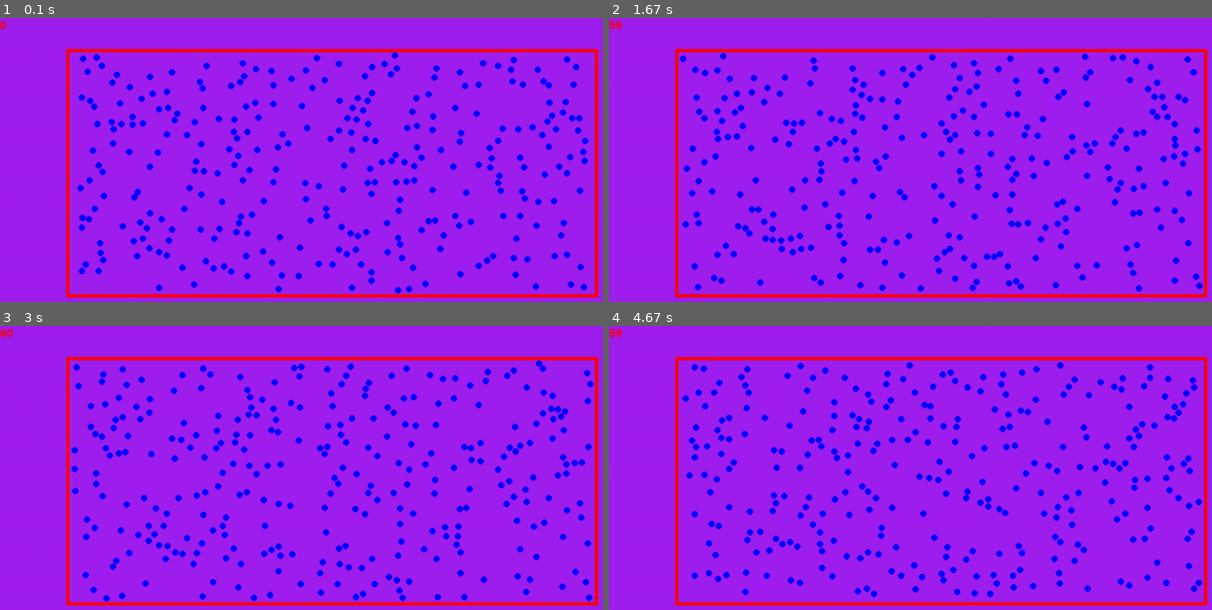
Above: before the commit, frames 1-4 (two rows, left to right).
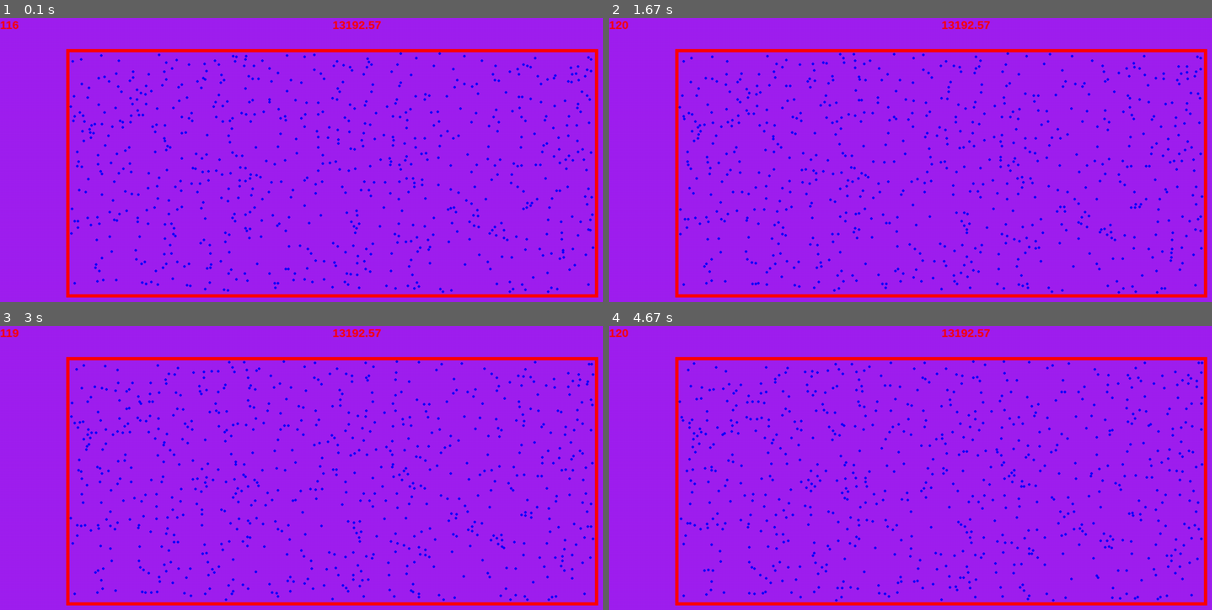
Above: after the commit, the same moments.

Repository: so-groenen/Event-Driven-particle-simulation-in-Pygame
Game: pygame game, started from mainRealTime.py
The game is run twice, just before and just after one commit, with the same random seed, the same clock (stepped at 60 frames per second) and the same inputs.
Inputs:
- Up to frame 1 (0.1 s): no input
- Up to frame 2 (1.67 s): no input
- Up to frame 3 (3 s): no input
- Up to frame 4 (4.67 s): no input

The runs differ from the first frame. In frame 1, 9.2% of the frame differs, in the area x 0-99%, y 1-98%; in frame 2, 9.5%; in frame 3, 9.6%; in frame 4, 9.6%.

Commit message:
changed lastCollisionTime to lastUpdatedTIme

Diff:
--- a/main.py
+++ b/main.py
@@ -5,14 +5,14 @@
 from boundingBox import BoundingBox
 from particle import Particle
 from collisionSchedule import CollisionSchedule
-from debug import DEBUG, DEBUG_print, DEBUG_showCollisionSchedule
+import debug
 
 def drawFps(screen: pygame.Surface, font: pygame.Font):
     fps   = str(int(clock.get_fps()))
     fps_t = font.render(fps , 1, pygame.Color("RED"))
     screen.blit(fps_t,(0,0))
 
-DEBUG = False
+debug.DEBUG = False
 if __name__ == "__main__":
 
     pygame.init()
@@ -20,13 +20,13 @@
     screen              = pygame.display.set_mode((1024, 480))
     clock               = pygame.time.Clock()
     running: bool       = True
-    fps: float          = 10000.0
-    dt: float           = 1.0 / fps
-    radius: float       = 2.0
+    fps: float          = 0
+    radius: float       = 2.5
     systemTime: float   = 0.0
+    dt: float           = 0.0
     particleNumber: int = 750
-    minVel: float       = -200.0
-    maxVel: float       = 200.0
+    minVel: float       = -20.0
+    maxVel: float       = 20.0
 
     screen_size   = Vector2    (screen.get_size())
     box           = BoundingBox(screen    = screen,
@@ -40,76 +40,78 @@
                                 radius   = radius)
                       for _ in range(particleNumber)]
 
+
     Particle.MonteCarloSortInBox(particles, box)
     Particle.removeCenterOfMass(particles)
+    collisionQueue = CollisionSchedule()
 
-    collisionQueue = CollisionSchedule()
     lastColTime    = 0
+    colTime        = 0
+
     for p in particles:
+        p.setPrecision(1E-10)
         p.computeBoxCollisionTime(box, systemTime)
         p.computeParticleCollisionTime(particles, systemTime)
         p.setCollisionType()
         collisionQueue.push(p)
 
+    # Set to 10: use the setPrecision method to change it. It is 1E-10 initially.
+    PrecisionDecimalPlaces  = particles[0].getPrecisionDecimalPlaces()
+    # First event:
     collisionParticle = collisionQueue.pop()
+    print("Simulation Start.")
     while running:
         for event in pygame.event.get():
             if event.type == pygame.QUIT:
                 running = False
 
-        for p in particles:
-            p.update(dt)
+        # Event managing: We only draw Wall collisions & valid particle collisions, hence we loop until we get one.
+        while True:
+            collisionTime = collisionParticle.getCollisionTime()
+            dt            = round(collisionTime-lastColTime, PrecisionDecimalPlaces)
+            systemTime   += dt
+            for p in particles:
+               p.update(dt)
 
+            if collisionParticle.collisionType == CollisionType.WALL:
+                debug.logMsg("WALL COLLISION")
+                collisionParticle.resolveBoxCollision(box)
+                collisionParticle.computeNextEvent(particles, box, systemTime)
 
-        if (systemTime ) > collisionParticle.getCollisionTime():
-            # Handle priority collision depending if it is a wall reflection || particle collision
-            print(f"time since last collision = {collisionParticle.getCollisionTime()-lastColTime:.15f}, dt = {dt}")
-            lastColTime = collisionParticle.getCollisionTime()
-            if collisionParticle.collisionType == CollisionType.WALL:
-                collisionParticle.resolveBoxCollision(box)
+                collisionParticle = collisionQueue.pushPop(collisionParticle)
+                lastColTime       = systemTime
+                break
             elif collisionParticle.collisionType == CollisionType.PARTICLE:
                 # Check if partner particle has not been updated in the meantime
-                if  collisionParticle.isParticleCollisionValid():
+                if collisionParticle.isParticleCollisionValid():
+                    debug.logMsg("PARTICLE COLLISION")
+                    collisionParticle.resolveParticleCollision()
+                    partner = collisionParticle.getCollisionPartner()
 
-                    # resolve particle Collision (also handles partner velocity change)
-                    collisionParticle.resolveParticleCollision()
-
-                    # Record collision time for partner collisions...
-                    partner = collisionParticle.getCollisionPartner()
-                    partner.setLastCollisionTime(systemTime)
-
-                    # & compute futur collisions for partner:
-                    partner.computeBoxCollisionTime(box, systemTime)
-                    partner.computeParticleCollisionTime(particles, systemTime)
-                    partner.setCollisionType()
-
-                    # rearrange Queue
+                    partner.computeNextEvent(particles, box, systemTime)
                     collisionQueue.heapify()
 
+                    collisionParticle.computeNextEvent(particles, box, systemTime)
+                    collisionParticle = collisionQueue.pushPop(collisionParticle)
+                    lastColTime       = systemTime
+                    break
+                else:
+                    debug.logMsg("INVALID PARTICLE COLLISION")
+                    debug.showCollisionSchedule(dt, collisionQueue, collisionParticle)
 
-            # record time of last event, important for comparing collision validity
-            collisionParticle.setLastCollisionTime(systemTime)
-
-            # Compute new collision time for this particle
-            collisionParticle.computeBoxCollisionTime(box, systemTime)
-            collisionParticle.computeParticleCollisionTime(particles, systemTime)
-            collisionParticle.setCollisionType()
-
-            # Put "old" particle back in & get "new" particle with highest priority:
-            collisionParticle = collisionQueue.pushPop(collisionParticle)
-
-
+                    collisionParticle.computeNextEvent(particles, box, systemTime)
+                    collisionParticle = collisionQueue.pushPop(collisionParticle)
+                    lastColTime       = systemTime
 
         screen.fill("purple")
         box.draw()
         drawFps(screen, font)
-        Particle.drawEnergyAvg(screen, font, particles, (screen_size.x/2, 0))
+        # Particle.drawEnergyAvg(screen, font, particles, (screen_size.x/2, 0))
 
         for p in particles:
             p.draw(screen)
 
         pygame.display.flip()
+        clock.tick(fps)
 
-        clock.tick(fps)
-        systemTime += dt
     pygame.quit()
--- a/mainOnlyCollisions.py
+++ b/mainRealTime.py
@@ -20,13 +20,13 @@
     screen              = pygame.display.set_mode((1024, 480))
     clock               = pygame.time.Clock()
     running: bool       = True
-    fps: float          = 60
-    radius: float       = 5
+    fps: float          = 10000.0
+    dt: float           = 1.0 / fps
+    radius: float       = 2.0
     systemTime: float   = 0.0
-    dt: float           = 0.0
-    particleNumber: int = 300
-    minVel: float       = -20
-    maxVel: float       = 20
+    particleNumber: int = 750
+    minVel: float       = -200.0
+    maxVel: float       = 200.0
 
     screen_size   = Vector2    (screen.get_size())
     box           = BoundingBox(screen    = screen,
@@ -40,77 +40,76 @@
                                 radius   = radius)
                       for _ in range(particleNumber)]
 
-    # Set to 10: use the setPrecision method to change it. It is 1E-10 initially.
-    PrecisionDecimalPlaces  = particles[0].getPrecisionDecimalPlaces()
-
     Particle.MonteCarloSortInBox(particles, box)
     Particle.removeCenterOfMass(particles)
+
     collisionQueue = CollisionSchedule()
-
     lastColTime    = 0
-    colTime        = 0
-
     for p in particles:
         p.computeBoxCollisionTime(box, systemTime)
         p.computeParticleCollisionTime(particles, systemTime)
         p.setCollisionType()
         collisionQueue.push(p)
 
-    # First event:
     collisionParticle = collisionQueue.pop()
-    print("Simulation Start.")
     while running:
         for event in pygame.event.get():
             if event.type == pygame.QUIT:
                 running = False
 
-        # Event managing: We only draw Wall collisions & valid particle collisions, hence we loop until we get one.
-        while True:
-            collisionTime = collisionParticle.getCollisionTime()
-            dt            = round(collisionTime-lastColTime, PrecisionDecimalPlaces)
-            systemTime   += dt
-            for p in particles:
-               p.update(dt)
+        for p in particles:
+            p.update(dt)
 
+
+        if (systemTime + dt) > collisionParticle.getCollisionTime():
+            # Handle priority collision depending if it is a wall reflection || particle collision
+            debug.logMsg(f"time since last collision = {collisionParticle.getCollisionTime()-lastColTime:.15f}, dt = {dt}")
+            lastColTime = collisionParticle.getCollisionTime()
             if collisionParticle.collisionType == CollisionType.WALL:
-                debug.logMsg("WALL COLLISION")
                 collisionParticle.resolveBoxCollision(box)
-                collisionParticle.computeNextEvent(particles, box, systemTime)
-
-                collisionParticle = collisionQueue.pushPop(collisionParticle)
-                lastColTime       = systemTime
-                break
             elif collisionParticle.collisionType == CollisionType.PARTICLE:
                 # Check if partner particle has not been updated in the meantime
-                if collisionParticle.isParticleCollisionValid():
-                    debug.logMsg("PARTICLE COLLISION")
+                if  collisionParticle.isParticleCollisionValid():
+
+                    # resolve particle Collision (also handles partner velocity change)
                     collisionParticle.resolveParticleCollision()
+
+                    # Record collision time for partner collisions...
                     partner = collisionParticle.getCollisionPartner()
+                    partner.setlastUpdatedTime(systemTime)
 
-                    partner.computeNextEvent(particles, box, systemTime)
+                    # & compute futur collisions for partner:
+                    partner.computeBoxCollisionTime(box, systemTime)
+                    partner.computeParticleCollisionTime(particles, systemTime)
+                    partner.setCollisionType()
+
+                    # rearrange Queue
                     collisionQueue.heapify()
 
-                    collisionParticle.computeNextEvent(particles, box, systemTime)
-                    collisionParticle = collisionQueue.pushPop(collisionParticle)
-                    lastColTime       = systemTime
-                    break
-                else:
-                    debug.logMsg("INVALID PARTICLE COLLISION")
-                    debug.showCollisionSchedule(dt, collisionQueue, collisionParticle)
 
-                    collisionParticle.computeNextEvent(particles, box, systemTime)
-                    collisionParticle = collisionQueue.pushPop(collisionParticle)
-                    lastColTime       = systemTime
+            # record time of last event, important for comparing collision validity
+            collisionParticle.setlastUpdatedTime(systemTime)
+
+            # Compute new collision time for this particle
+            collisionParticle.computeBoxCollisionTime(box, systemTime)
+            collisionParticle.computeParticleCollisionTime(particles, systemTime)
+            collisionParticle.setCollisionType()
+
+            # Put "old" particle back in & get "new" particle with highest priority:
+            collisionParticle = collisionQueue.pushPop(collisionParticle)
+
+
 
         screen.fill("purple")
         box.draw()
         drawFps(screen, font)
-        # Particle.drawEnergyAvg(screen, font, particles, (screen_size.x/2, 0))
+        Particle.drawEnergyAvg(screen, font, particles, (screen_size.x/2, 0))
 
         for p in particles:
             p.draw(screen)
 
         pygame.display.flip()
+
         clock.tick(fps)
-
+        systemTime += dt
     pygame.quit()
--- a/particle.py
+++ b/particle.py
@@ -6,8 +6,7 @@
 from collisionModules import WallSide, CollisionType, ParticleCollision, WallCollision
 from boundingBox import BoundingBox
 
-# PRECISION = 1E-10
-# PRECISION_NUMBER = int(np.log10(1/PRECISION))
+
 class Particle:
     precision = 1E-10
 
@@ -18,15 +17,12 @@
                  radius: float      = 20.0,
                  mass: float        = 1):
 
-        # print(f"Particle: time measurment precision up to {self.precision}.")
-        # print(f"Particle:  = {self.precisionDecimalPlaces} decimal places.")
-
         self.position = position
         self.velocity = velocity
         self.radius   = radius
         self.color    = color
 
-        self.lastCollisionTime = 0
+        self.lastUpdatedTime = 0  #lastUpdatedTime
         self.mass              = mass
         self.collisionType     = CollisionType.WALL
         self.wallCollision     = WallCollision()
@@ -34,7 +30,7 @@
 
     def setPrecision(self, precision):
         self.precision = precision
-        print(f"Particle: Precision set to {self.precision}")
+
 
     def getPrecision(self) -> float:
         return self.precision
@@ -49,11 +45,8 @@
     # Overload < && > operators for priority Queue/heapq.
     def __gt__(self, other: Particle):
         return self.getCollisionTime() > other.getCollisionTime()
-        # return self.getCollisionTime() - other.getCollisionTime() > self.precision
-
 
     def __lt__(self, other: Particle):
-
         return self.getCollisionTime() < other.getCollisionTime()
 
 
@@ -71,8 +64,8 @@
         minDist = (self.radius   + other.radius)
         return (dist <= minDist)
 
-    def setLastCollisionTime(self, systemTime: float) -> None:
-        self.lastCollisionTime = round(systemTime, self.getPrecisionDecimalPlaces())
+    def setlastUpdatedTime(self, systemTime: float) -> None:
+        self.lastUpdatedTime = round(systemTime, self.getPrecisionDecimalPlaces())
 
 
     def setCollisionType(self) -> None:
@@ -154,12 +147,12 @@
 
     def isParticleCollisionValid(self) -> bool:
         partnerExist: bool   = (self.particleCollision.partner != None)
-        hasBeenUpdated: bool = (self.lastCollisionTime >= self.particleCollision.partner.lastCollisionTime) #Precision is set when defining lastcollisionTime
+        hasBeenUpdated: bool = (self.lastUpdatedTime >= self.particleCollision.partner.lastUpdatedTime) #Precision is set when defining lastUpdatedTime
         return (partnerExist and hasBeenUpdated)
 
     def computeNextEvent(self, particles: list[Particle], box: BoundingBox, systemTime: float):
         # record currentTime...
-        self.setLastCollisionTime(systemTime)
+        self.setlastUpdatedTime(systemTime)
 
         # ...& compute futur collisions
         self.computeBoxCollisionTime(box, systemTime)
@@ -204,7 +197,7 @@
 
     @classmethod
     def getRandVelocity(cls, low: float, high: float) -> Vector2:
-        x = np.random.randint(low, high)
+        x = np.random.randint(low, high) #I should change this to random uniform low + (high-low)*randuniform([0,1])
         y = np.random.randint(low, high)
         return Vector2(x, y)
 
--- a/threeParticleToyModel.py
+++ b/realTimeThreeParticleToyModel.py
@@ -5,7 +5,10 @@
 from boundingBox import BoundingBox
 from particle import Particle
 from collisionSchedule import CollisionSchedule
+import debug
 
+
+debug.DEBUG = True
 if __name__ == "__main__":
 
 
@@ -16,28 +19,29 @@
     dt            = 0
     radius        = 20
     systemTime    = 0
+    minVelocity   = -200
+    maxvelocity   = 200
     screen_size   = Vector2    (screen.get_size())
     box           = BoundingBox(screen    = screen,
                                 topLeft   = 0.2*screen_size,
                                 color     = "red",
                                 thickness = 10)
-
-    particleA     = Particle   (position = box.getRandVec2(radius),
-                                velocity = Particle.getRandVelocity(-200, 200),
+    particleRed   =    Particle(position = box.getRandVec2(radius),
+                                velocity = Particle.getRandVelocity(minVelocity, maxvelocity),
                                 color    = "red",
                                 radius   = radius)
-    particleB     = Particle   (position = box.getRandVec2(radius),
-                                velocity = Particle.getRandVelocity(-200, 200),
+    particleBlue  =    Particle(position = box.getRandVec2(radius),
+                                velocity = Particle.getRandVelocity(minVelocity, maxvelocity),
                                 color    = "blue",
                                 radius   = radius)
 
-    particleC     = Particle   (position = box.getRandVec2(radius),
-                                velocity = Particle.getRandVelocity(-200, 200),
+    particleGreen =    Particle(position = box.getRandVec2(radius),
+                                velocity = Particle.getRandVelocity(minVelocity, maxvelocity),
                                 color    = "green",
                                 radius   = radius)
 
-    particles      = [particleA, particleB, particleC]
-    collisionQueue = CollisionSchedule() #PriorityQueue()
+    particles      = [particleRed, particleBlue, particleGreen]
+    collisionQueue = CollisionSchedule()
     lastColTime    = 0
     deltaColTime   = 0
     for p in particles:
@@ -60,63 +64,60 @@
         if (systemTime + dt) >= collisionParticle.getCollisionTime():
             # Handle priority collision depending if it is a wall reflection || particle collision
             deltaColTime  = systemTime - lastColTime
+            debug.logMsg(f"Time since last event: {deltaColTime:.3f}s.")
+            if collisionParticle.collisionType == CollisionType.WALL:
+                debug.logMsg("WALL COLLISION")
+                collisionParticle.resolveBoxCollision(box)
 
-            if collisionParticle.collisionType == CollisionType.WALL:
-                collisionParticle.resolveBoxCollision(box)
-                print(f"time since last col: {deltaColTime}")
             elif collisionParticle.collisionType == CollisionType.PARTICLE:
                 # Check if partner particle has not been updated in the meantime
                 if  collisionParticle.isParticleCollisionValid():
-                    print(f"time since last col: {deltaColTime}")
-                    print(f"Collision!")
+                    debug.logMsg("PARTICLE COLLISION")
                     # resolve particle Collision
                     collisionParticle.resolveParticleCollision()
                     partner = collisionParticle.getCollisionPartner()
 
                     # Record collision time for partner collisions...
-                    partner.setLastCollisionTime(systemTime)
-
+                    partner.setLastUpdatedTime(systemTime)
                     # & compute futur collisions:
                     partner.computeBoxCollisionTime(box, systemTime)
                     partner.computeParticleCollisionTime(particles, systemTime)
                     partner.setCollisionType()
-
                     # rearrange Queue
                     collisionQueue.heapify()
                 else:
-                    print("[invalid collision], updating & getting new event.")
+                    debug.logMsg("[invalid collision], updating & getting new event.")
 
             # record time of last event, important for comparing collision validity
-            collisionParticle.setLastCollisionTime(systemTime)
-
+            collisionParticle.setLastUpdatedTime(systemTime)
             # Compute new collision time for this particle
             collisionParticle.computeBoxCollisionTime(box, systemTime)
             collisionParticle.computeParticleCollisionTime(particles, systemTime)
             collisionParticle.setCollisionType()
 
-            lastColTime  = systemTime
             # Put "old" particle back in & get "new" particle with highest priority:
             collisionParticle = collisionQueue.pushPop(collisionParticle)
+            lastColTime       = systemTime
 
             name = ""
-            if collisionParticle == particleA:
+            if collisionParticle == particleRed:
                 name = "Red"
-            elif collisionParticle == particleB:
+            elif collisionParticle == particleBlue:
                 name = "Blue"
-            elif collisionParticle == particleC:
+            elif collisionParticle == particleGreen:
                 name = "Green"
 
             if collisionParticle.collisionType == CollisionType.WALL:
-                print(f"NEXT: {name}: {collisionParticle.collisionType} with {collisionParticle.wallCollision.side}")
+                debug.logMsg(f"NEXT: {name}: {collisionParticle.collisionType} with {collisionParticle.wallCollision.side}")
             else:
                 partner = ""
-                if collisionParticle.particleCollision.partner == particleA:
+                if collisionParticle.getCollisionPartner()  == particleRed:
                     partner = "Red"
-                elif collisionParticle.particleCollision.partner == particleB:
+                elif collisionParticle.getCollisionPartner() == particleBlue:
                     partner = "Blue"
-                elif collisionParticle.particleCollision.partner == particleC:
+                elif collisionParticle.getCollisionPartner() == particleGreen:
                     partner = "Green"
-                print(f"NEXT: {name}: {collisionParticle.collisionType} with {partner}")
+                debug.logMsg(f"NEXT: {name}: {collisionParticle.collisionType} with {partner}")
 
         screen.fill("purple")
         box.draw()
